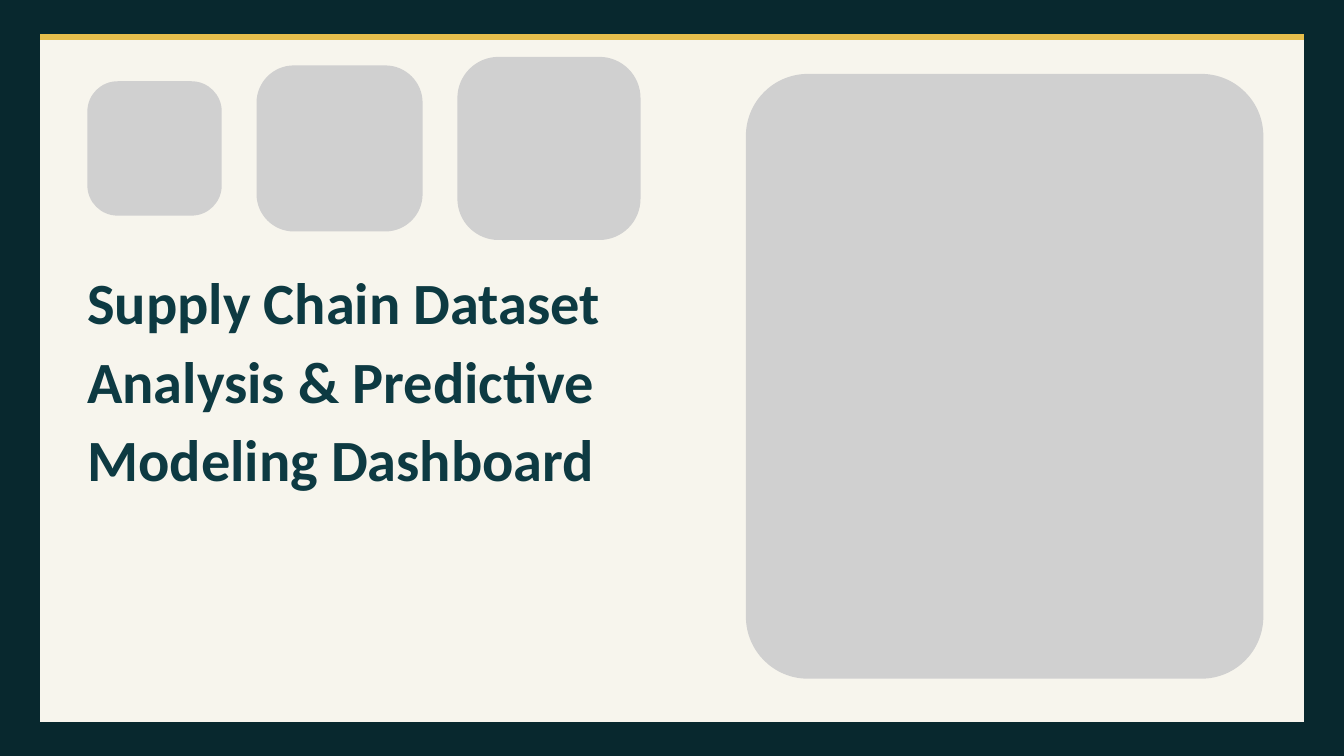
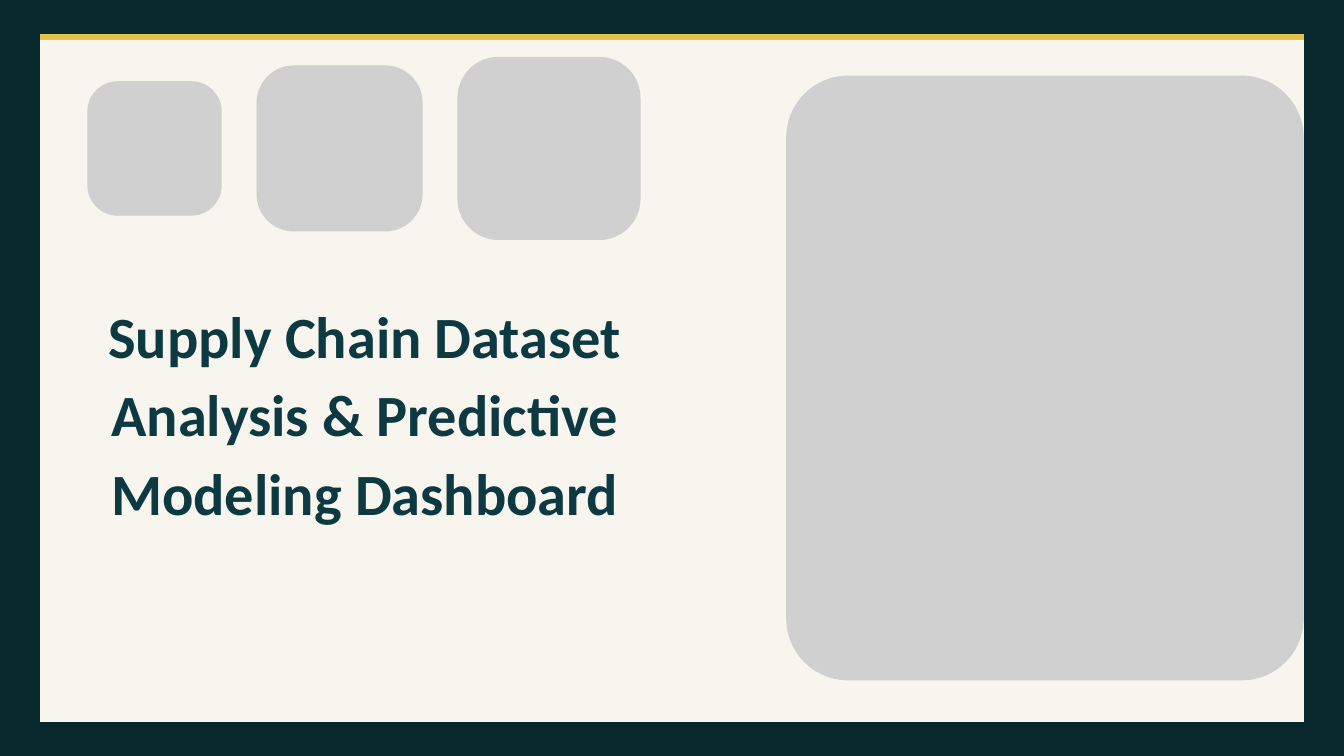
Before and after one commit to Team5-Depi/Supply-Chain-Dataset-Analysis-Final_Project, a slide deck: slide 1 of Presentation/Supply_Chain_Dataset_Analysis_Presentation.pptx. Drawn at 1344x756 pixels with LibreOffice and Linux fonts; fonts in the diff are those of the drawing; grey boxes stand for pictures. Boxes give left, top, right and bottom in pixels: in the first picture for what was removed or moved away, otherwise in the second. Text is boxed around its words. In the diff, an @@ line names an element or a change of style, - is before the commit and + after.

```diff
--- a/Presentation/Supply_Chain_Dataset_Analysis_Presentation.pptx
+++ b/Presentation/Supply_Chain_Dataset_Analysis_Presentation.pptx
@@ picture: place and size @@
-picture at <box>746,74,1263,679</box>
+picture at <box>786,75,1304,680</box>
@@ text "Supply Chain Dataset": place and size @@
-text "Supply Chain Dataset" at <box>87,283,600,491</box>
+text "Supply Chain Dataset" at <box>108,317,621,525</box>
@@ text "Supply Chain Dataset" at <box>108,317,621,525</box>: alignment left to centre @@
```
Also in this commit, not shown: 10 other slides changed.
